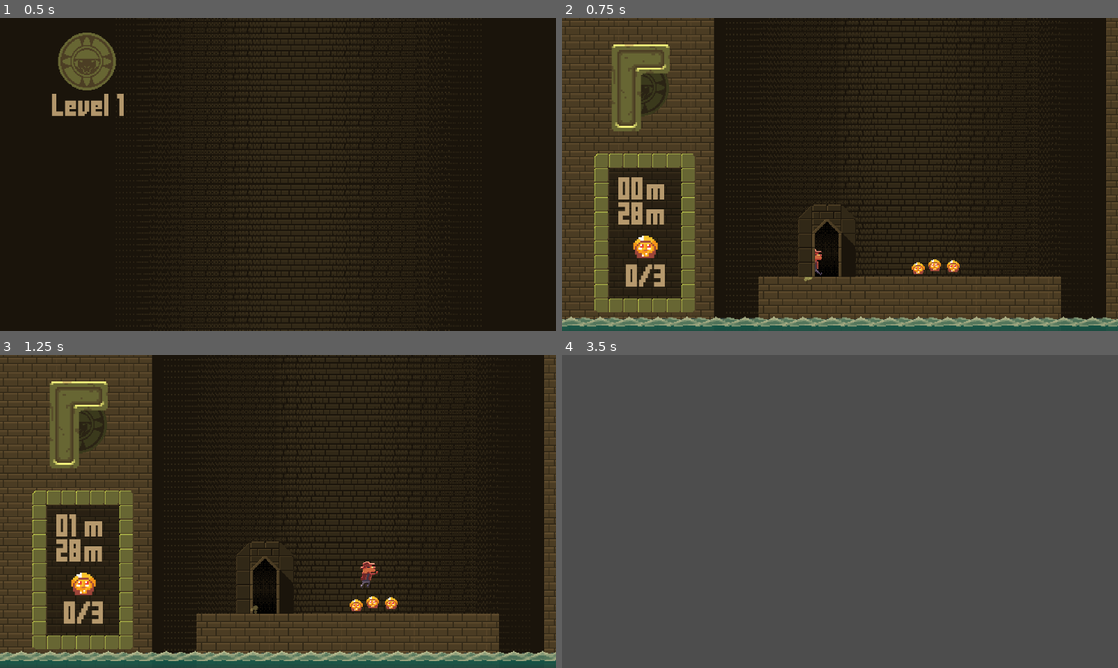
Above: before the commit, frames 1-4 (two rows, left to right).
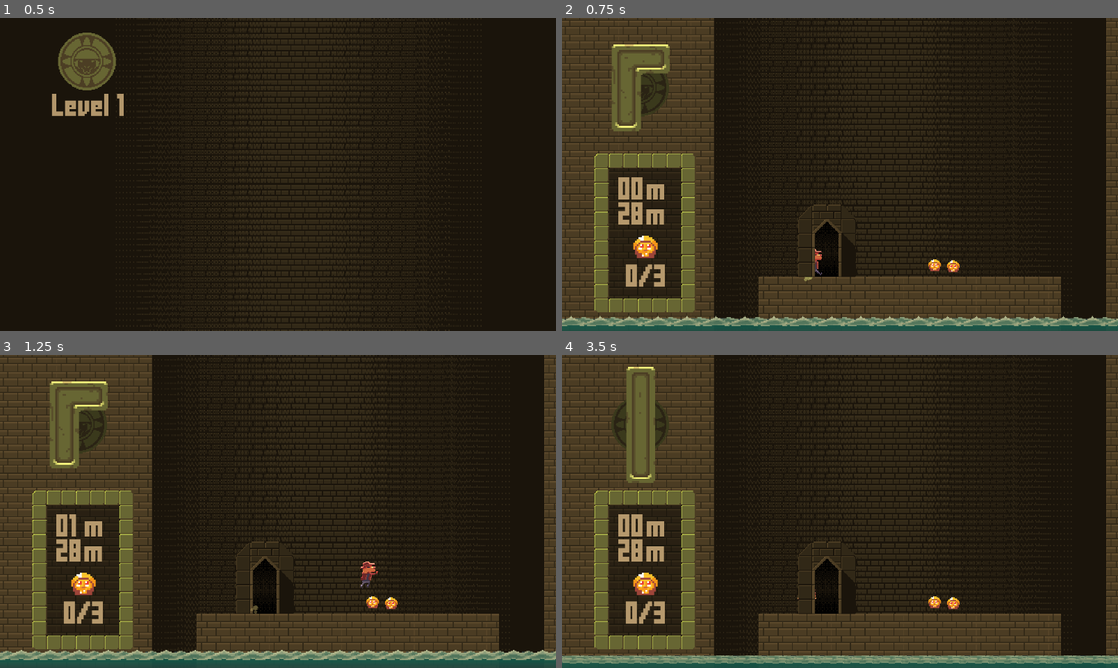
Above: after the commit, the same moments.

Repository: The-First-Pancake/gmtk-game-jam-2024
Game: Godot game, scene res://Levels/LevelSelect.tscn
Two runs of this game, one before a commit and one after it. Both use one fixed random seed, a clock stepped at 60 frames per second and the inputs below. The engine's default icon, where the game draws it, is replaced by a stand-in: a white triangle on a blue panel in a dark square. Sound files missing from this copy of the repository are replaced by a short silence.
Inputs (mouse positions are in pixels of both pictures, inside the frame that each line leads up to):
- Up to frame 1 (0.5 s): no input
- Up to frame 2 (0.75 s): tap Enter at 0.5 s; move the mouse to (650, 61) at 0.52 s; hold Right (move_right) from 0.53 s (still down); click (650, 61) at 0.6 s
- Up to frame 3 (1.25 s): keep holding Right (move_right); tap Space (jump) at 0.77 s
- Up to frame 4 (3.5 s): move the mouse to (639, 423) at 1.27 s; right-click (639, 423) at 1.35 s; click (639, 423) at 1.42 s; tap Space (jump) at 1.52, 3.02 s; move the mouse to (895, 442) at 2.02 s; release Right (move_right) at 2.03 s; hold Left (move_left) 2.03-2.78 s; click (895, 442) at 2.1 s; move the mouse to (812, 574) at 2.77 s; hold Right (move_right) from 2.78 s (still down); right-click (812, 574) at 2.85 s; click (812, 574) at 2.92 s

Frame 1 is identical in both runs. In frame 2, 3.6% of the frame differs, in the area x 0-100%, y 0-99%; in frame 3, 5.0%; in frame 4, 100%, in the area x 0-100%, y 0-100%.

Commit message:
adjust sfx

Diff:
--- a/Levels/Template Level.tscn
+++ b/Levels/Template Level.tscn
@@ -19,7 +19,6 @@
 [ext_resource type="PackedScene" uid="uid://b3c0skin4w372" path="res://Prefabs/idol.tscn" id="13_jfp1q"]
 [ext_resource type="Texture2D" uid="uid://cra8a72oqq7vi" path="res://Art/Sprites/Idol.png" id="13_pmlcy"]
 [ext_resource type="PackedScene" uid="uid://def2hxxjwwhvl" path="res://Prefabs/Door.tscn" id="19_owl44"]
-[ext_resource type="AudioStream" uid="uid://twgpbnyr1add" path="res://Sound/music_main.wav" id="20_myd6s"]
 
 [sub_resource type="CanvasItemMaterial" id="CanvasItemMaterial_sacac"]
 light_mode = 1
@@ -254,6 +253,7 @@
 z_index = 1000
 position = Vector2(1147, 1293)
 script = ExtResource("10_7kdmf")
+rise_speed = 16.0
 
 [node name="Top Water" type="TextureRect" parent="Water"]
 texture_filter = 1
@@ -290,9 +290,13 @@
 [node name="Idol2" parent="." instance=ExtResource("13_jfp1q")]
 position = Vector2(1524, 998)
 
-[node name="Idol3" parent="." instance=ExtResource("13_jfp1q")]
-position = Vector2(1403, 1005)
-
-[node name="MusicMain" type="AudioStreamPlayer" parent="."]
-stream = ExtResource("20_myd6s")
-volume_db = -10.78
+[node name="Background" type="TextureRect" parent="Parallax2D"]
+texture_filter = 1
+material = SubResource("CanvasItemMaterial_sacac")
+offset_left = 340.0
+offset_top = -16345.0
+offset_right = 980.0
+offset_bottom = -12660.0
+scale = Vector2(3, 5)
+texture = ExtResource("1_dtx2u")
+stretch_mode = 1
--- a/Prefabs/PlaceableCharacterBody2D.tscn
+++ b/Prefabs/PlaceableCharacterBody2D.tscn
@@ -1,6 +1,7 @@
-[gd_scene load_steps=7 format=3 uid="uid://cxgaavewg0jbi"]
+[gd_scene load_steps=8 format=3 uid="uid://cxgaavewg0jbi"]
 
 [ext_resource type="Script" path="res://Scripts/Placeable.gd" id="1_1yjnn"]
+[ext_resource type="AudioStream" uid="uid://ratgcebmg2xd" path="res://Sound/Explosion3__027.wav" id="2_g5u5i"]
 [ext_resource type="Texture2D" uid="uid://cq4lo5nuujjv" path="res://Art/Sprites/TetrisPlaceholders/Tetromino_J1_1.png" id="2_riihf"]
 [ext_resource type="AudioStream" uid="uid://p1l3buuxvytl" path="res://Sound/block_impact_01.wav" id="2_uc7ox"]
 [ext_resource type="PackedScene" uid="uid://c4x6g67fj5uq8" path="res://Prefabs/hold_point_generator.tscn" id="3_5mqgh"]
@@ -15,6 +16,10 @@
 [node name="PlaceableCharacterBody2d" type="CharacterBody2D"]
 input_pickable = true
 script = ExtResource("1_1yjnn")
+
+[node name="Explosion3003" type="AudioStreamPlayer" parent="."]
+stream = ExtResource("2_g5u5i")
+volume_db = -15.22
 
 [node name="BlockImpact01" type="AudioStreamPlayer" parent="."]
 stream = SubResource("AudioStreamRandomizer_oimvx")
--- a/Prefabs/player.tscn
+++ b/Prefabs/player.tscn
@@ -13,8 +13,9 @@
 [ext_resource type="AudioStream" uid="uid://cikovhlxkux2e" path="res://Sound/Punch1__021.wav" id="11_hf57o"]
 [ext_resource type="AudioStream" uid="uid://1l1hnp6thcfk" path="res://Sound/Ouch__006.wav" id="12_8gy5e"]
 [ext_resource type="AudioStream" uid="uid://owoo0sg3cpg4" path="res://Sound/Footstep1__012.wav" id="13_nhxjg"]
-[ext_resource type="AudioStream" uid="uid://cjr376ab0hf1" path="res://Sound/Pickup__013.wav" id="14_yhk5c"]
+[ext_resource type="AudioStream" uid="uid://4lb06b18i35c" path="res://Sound/Pickup__190.wav" id="14_k2j5i"]
 [ext_resource type="AudioStream" uid="uid://twgpbnyr1add" path="res://Sound/music_main.wav" id="15_gqcg7"]
+[ext_resource type="AudioStream" uid="uid://dld0w7i55tup8" path="res://Sound/scream_01.wav" id="16_cqgpe"]
 
 [sub_resource type="AtlasTexture" id="AtlasTexture_04ng4"]
 atlas = ExtResource("2_uqpry")
@@ -535,11 +536,14 @@
 stream = ExtResource("13_nhxjg")
 
 [node name="IdolGet" type="AudioStreamPlayer" parent="Audio"]
-stream = ExtResource("14_yhk5c")
-volume_db = -1.902
+stream = ExtResource("14_k2j5i")
+volume_db = -10.561
 
 [node name="MusicMain" type="AudioStreamPlayer" parent="Audio"]
 stream = ExtResource("15_gqcg7")
 volume_db = -10.0
 
+[node name="Scream01" type="AudioStreamPlayer" parent="Audio"]
+stream = ExtResource("16_cqgpe")
+
 [connection signal="area_entered" from="Hitbox" to="." method="on_hitbix_hit"]
--- a/Scripts/AudioManager.gd
+++ b/Scripts/AudioManager.gd
@@ -9,5 +9,9 @@
 	pass
 
 func PlayAudio(audio: AudioStreamPlayer) -> void:
-	var audio_dupe: AudioStreamPlayer = audio
+	var audio_dupe: AudioStreamPlayer = audio.duplicate()
+	add_child(audio_dupe)
 	audio_dupe.play()
+	audio_dupe.finished.connect(func() -> void:
+		audio_dupe.queue_free()
+	)
--- a/Scripts/Campfire.gd
+++ b/Scripts/Campfire.gd
@@ -61,4 +61,5 @@
 			return
 	if body is Placeable:
 		if body != get_parent():
+			AudioManager.PlayAudio(extinguish_sound)
 			fall()
--- a/Scripts/Placeable.gd
+++ b/Scripts/Placeable.gd
@@ -14,6 +14,7 @@
 const UNPLACED_COLLISION_LAYER : int = 2
 
 @onready var impact_sound : AudioStreamPlayer = $BlockImpact01 as AudioStreamPlayer
+@onready var shatter_sound : AudioStreamPlayer = $Explosion3003 as AudioStreamPlayer
 
 func _ready() -> void:
 	hold_point_generator = $HoldPointGenerator
@@ -95,6 +96,7 @@
 func destroy(collision_point_global : Vector2) -> void:
 	if (state != PlaceState.DESTROYED):
 		state = PlaceState.DESTROYED
+		AudioManager.PlayAudio(shatter_sound)
 		for child in get_children():
 			if child is Sprite2D:
 				continue
Not shown: 1 places in Levels/Template Level.tscn that only renumber resources
Not shown: 1 places in Prefabs/player.tscn that only renumber resources
Not shown, added: Sound/Explosion3__003.wav.import
Not shown, added: Sound/Explosion3__027.wav.import
Not shown, added: Sound/Lego Breaking Sound Effect_01.wav.import
Not shown, added: Sound/Pickup__190.wav.import
Not shown, added: Sound/scream_01.wav.import
Not shown, added: Sound/Explosion3__003.wav
Not shown, added: Sound/Explosion3__027.wav
Not shown, added: Sound/Lego Breaking Sound Effect_01.wav
Not shown, added: Sound/Pickup__190.wav
Not shown, added: Sound/scream_01.wav
